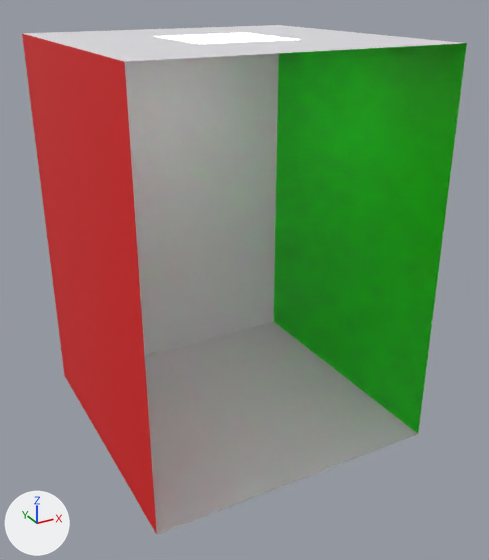
The OBJ model data/models/cornell_box/cornell_box.obj as it was, and as the next commit left it.
The view is the same before and after, from a 50 mm lens placed at (-3.8, -7.37, 3.08), pointed at (0.1, -0.29, -0.47). The lights are fixed; the arrows at lower left show +X, +Y and +Z. Where no turn or scale is listed for an object, it has been applied to the vertices.
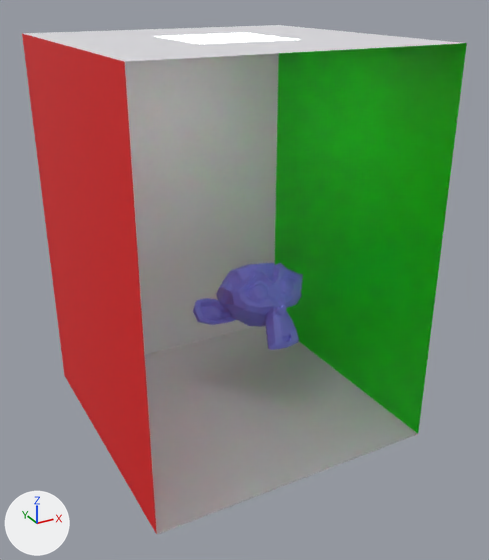
Changed parts and their boxes (x1, y1, x2, y2) in the pictures (489 x 560 px):
'Suzanne', added (blue)
    after: (193, 263, 303, 350)

Edits to the bpy script that builds the scene:
```text
Add mat_monkey:
    mat_monkey = principled_material('monkey')
    mat_monkey.base_color = (0.209, 0.223, 0.8)  # blue #7e82e7
Add me_suzanne:
    me_suzanne.from_pydata(...)  # 505 vertices, 500 faces; spans x -0.23..1.6, y -0.46..0.94, z -1.6..-0.53
    me_suzanne.materials.append(mat_monkey)  # blue #7e82e7
Add ob_suzanne:
    ob_suzanne = bpy.data.objects.new('Suzanne', me_suzanne)
    ob_suzanne.location = (0.0, 0.0, 0.0)
```
